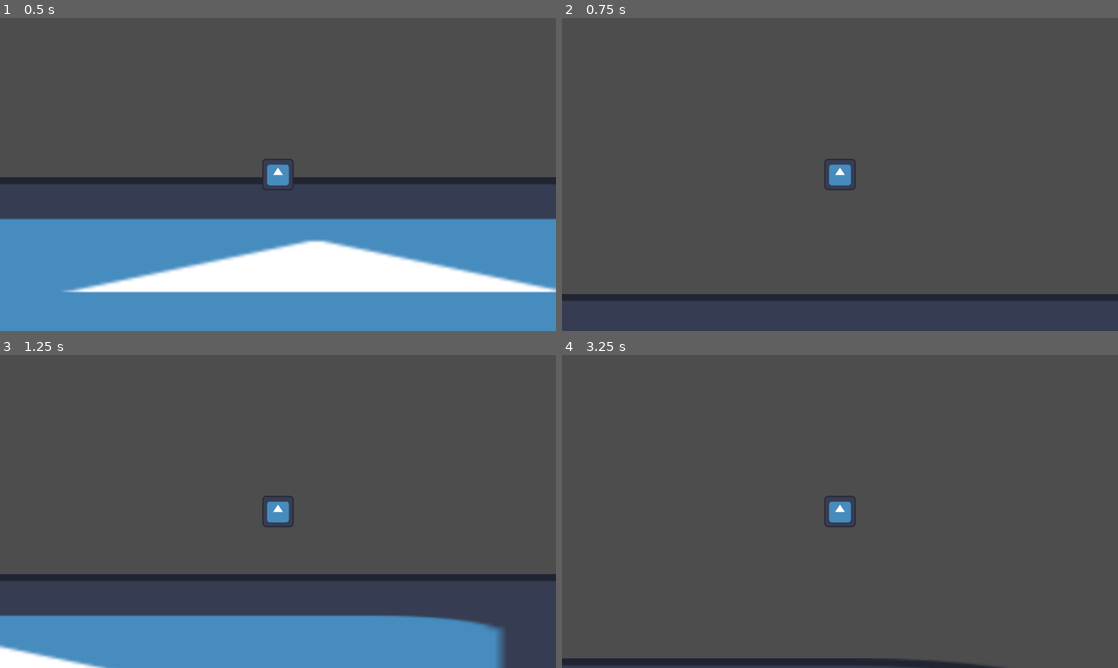
Above: before the commit, frames 1-4 (two rows, left to right).
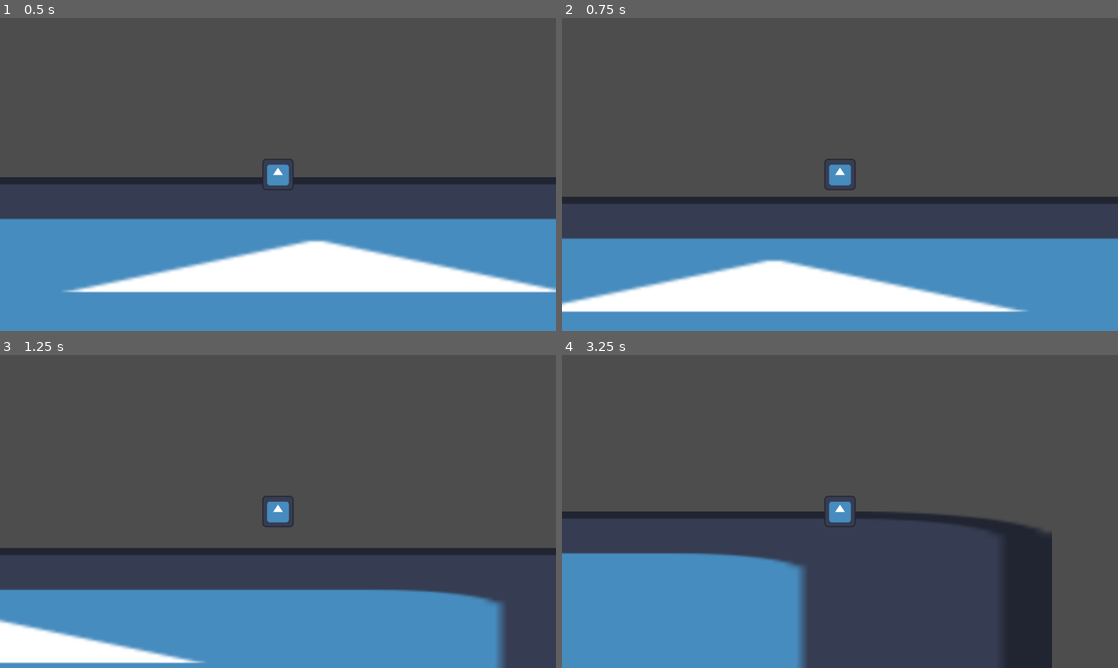
Above: after the commit, the same moments.

Repository: MatthewBL/Gates-and-Gems
Game: Godot game, scene res://scenes/movement_test.tscn
The game is run twice, just before and just after one commit, with the same random seed, the same clock (stepped at 60 frames per second) and the same inputs. The engine's default icon, where the game draws it, is replaced by a stand-in: a white triangle on a blue panel in a dark square.
Inputs:
- Up to frame 1 (0.5 s): no input
- Up to frame 2 (0.75 s): tap Enter (ui_accept) at 0.5, 0.6 s; hold Right (ui_right) from 0.53 s (still down)
- Up to frame 3 (1.25 s): keep holding Right (ui_right); tap Enter (ui_accept) at 0.77, 1.07 s
- Up to frame 4 (3.25 s): tap Enter (ui_accept) at 1.35, 1.52, 1.82, 2.1, 2.85, 3.02 s; release Right (ui_right) at 2.03 s; hold Left (ui_left) 2.03-2.78 s; hold Right (ui_right) from 2.78 s (still down)

Frame 1 is identical in both runs. In frame 2, 32% of the frame differs, in the area x 0-100%, y 57-100%; in frame 3, 15%; in frame 4, 23%.

Commit message:
Added jump long press

Diff:
--- a/player_movement.gd
+++ b/player_movement.gd
@@ -14,6 +14,9 @@
 	if Input.is_action_just_pressed("ui_accept") and is_on_floor():
 		velocity.y = JUMP_VELOCITY
 
+	if Input.is_action_just_released("ui_accept") and !is_on_floor() and velocity.y < 0:
+		velocity.y = 0
+
 	# Get the input direction and handle the movement/deceleration.
 	# As good practice, you should replace UI actions with custom gameplay actions.
 	var direction := Input.get_axis("ui_left", "ui_right")
